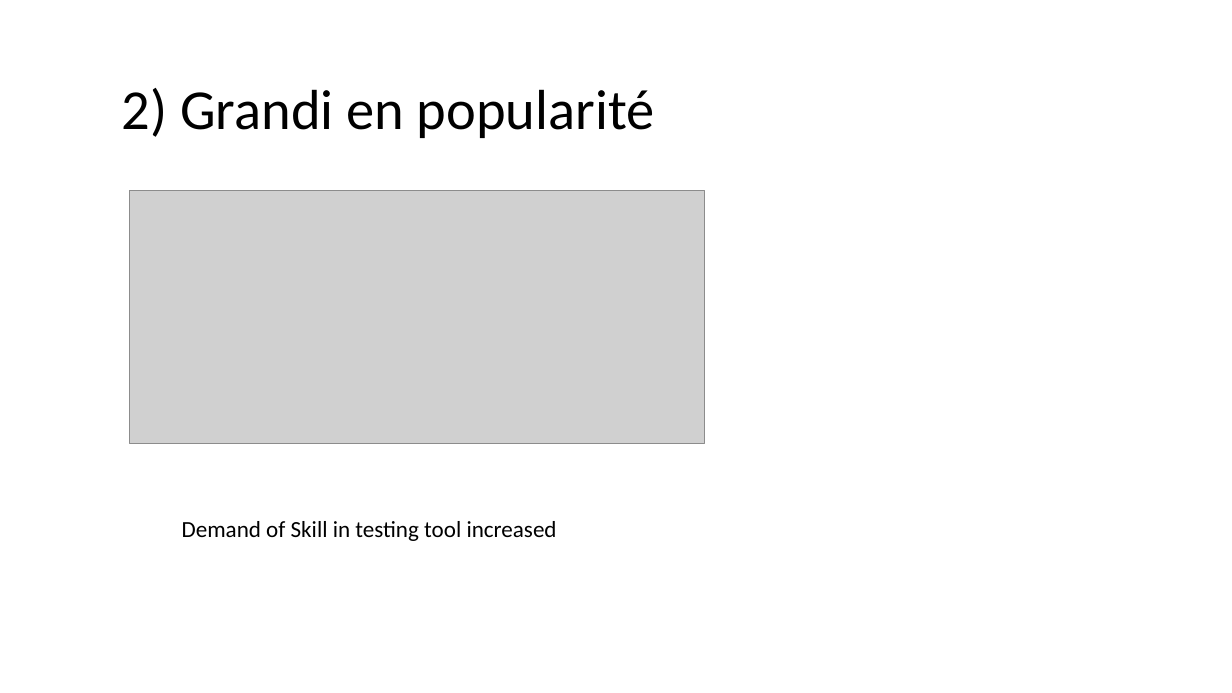
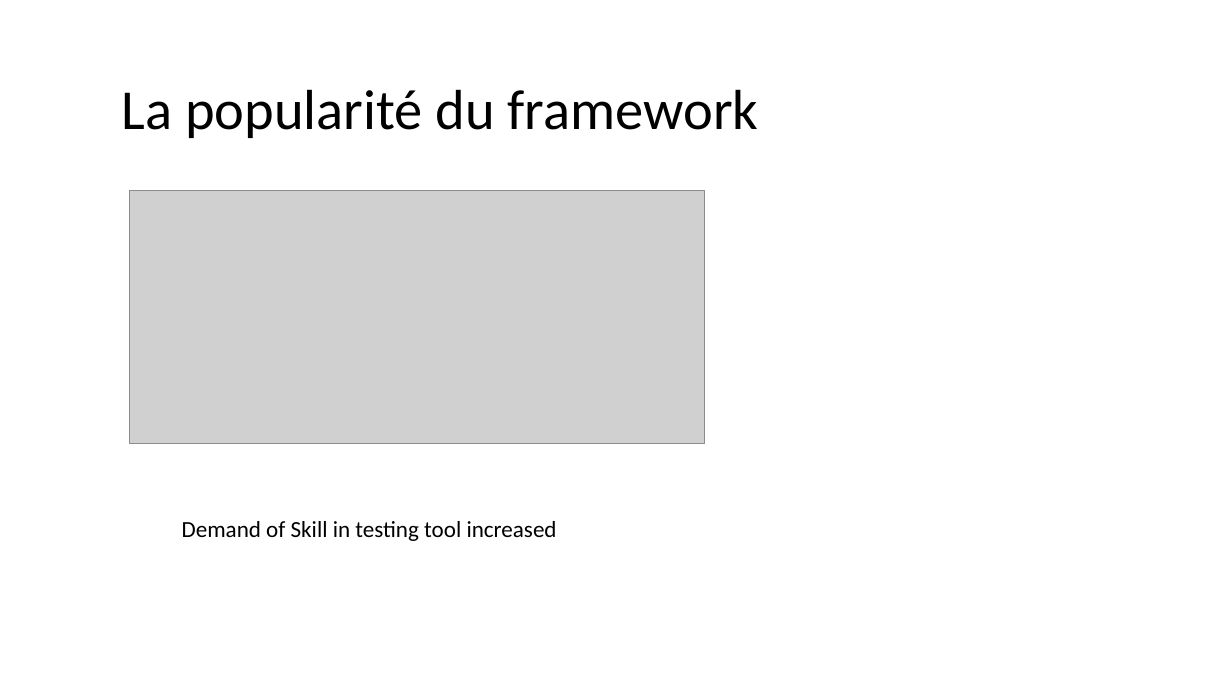
Before and after one commit to seblast312/cypress_youtube, a slide deck: slide 4 of Cypress.pptx (slide 3 before the commit). Drawn at 1232x693 pixels with LibreOffice and Linux fonts; fonts in the diff are those of the drawing; grey boxes stand for pictures. Boxes give left, top, right and bottom in pixels: in the first picture for what was removed or moved away, otherwise in the second. Text is boxed around its words. In the diff, an @@ line names an element or a change of style, - is before the commit and + after.

```diff
--- a/Cypress.pptx
+++ b/Cypress.pptx
@@ title at [122, 89, 759, 138]: text changed @@
-2) Grandi en popularité
+La popularité du framework
```
Also in this commit, not shown: 5 other slides changed, 3 slides added, 1 other file.
